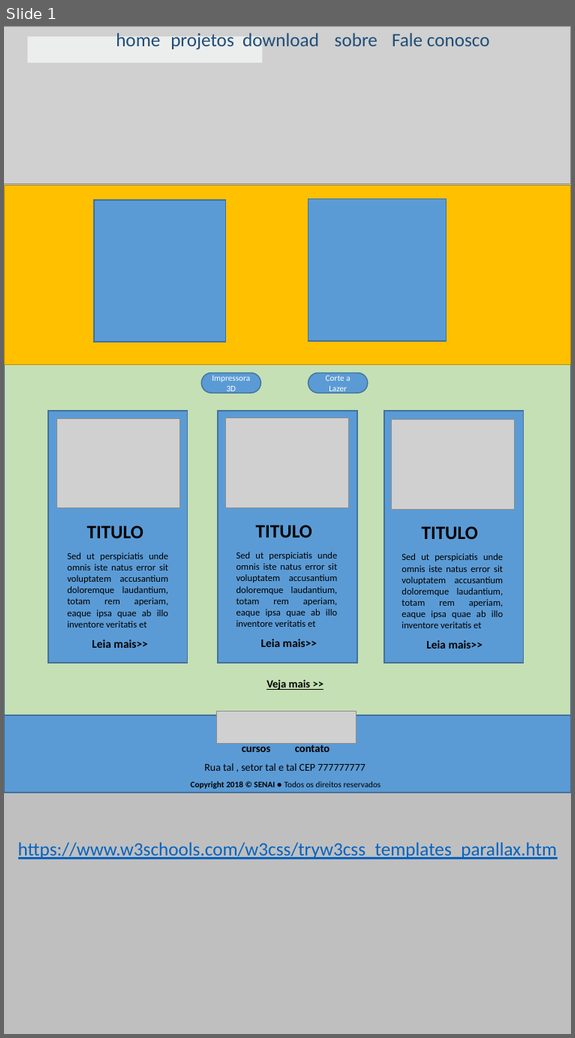
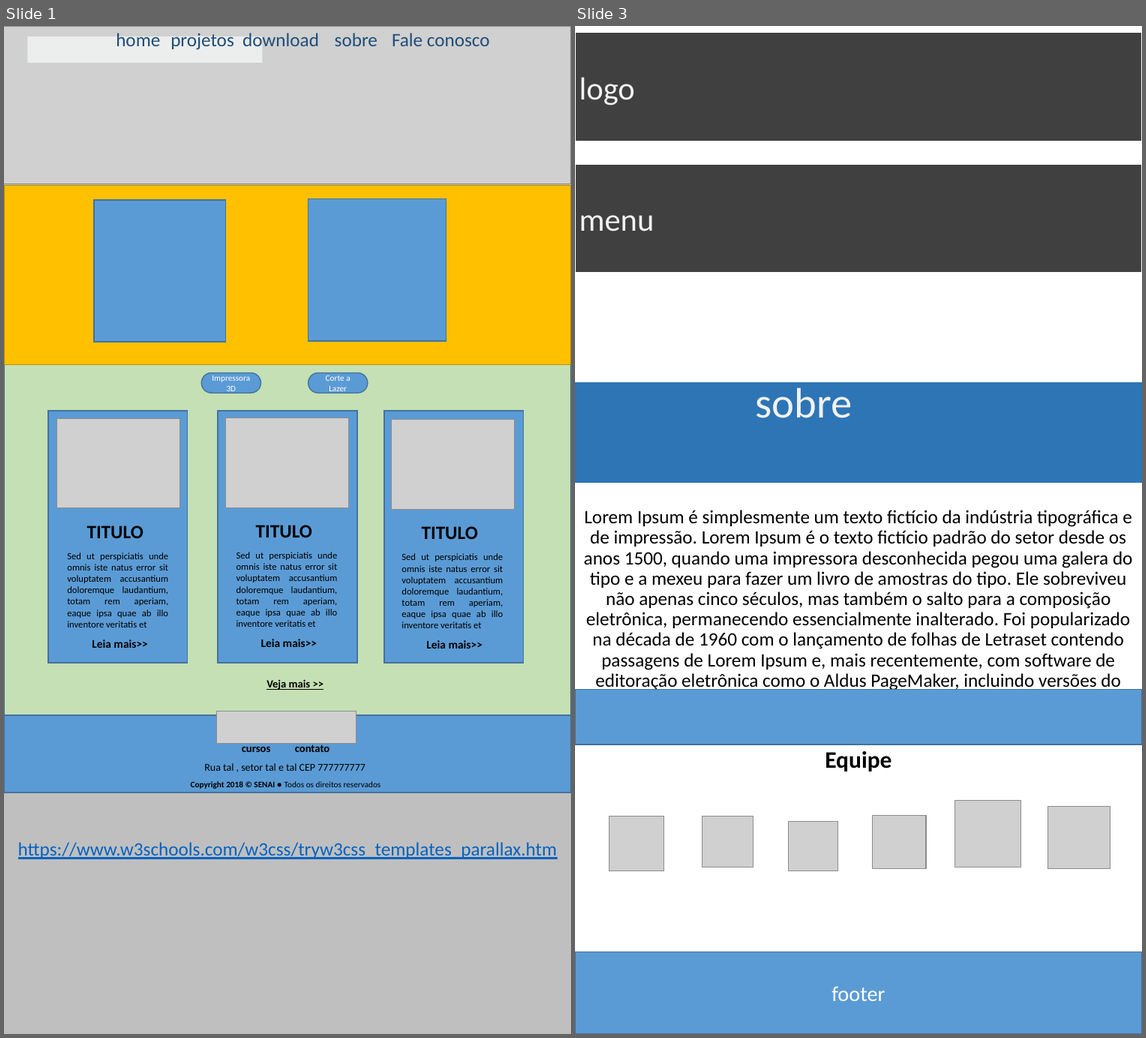
Before and after one commit to WescleyLemos/HOTSITE_SENAI_LAB, a slide deck: wireframe/Projeto-Lab-Senai.pptx. Shown side by side, each under a label of ours: slide 1 before the commit, slides 1 and 3 after it; the slides between them are not shown. The pictures are 575x1038 and 1146x1038 pixels, drawn with LibreOffice and Linux fonts; fonts in the diff are those of the drawing; grey boxes stand for pictures. Boxes give left, top, right and bottom in pixels: in the first picture for what was removed or moved away, otherwise in the second. Text is boxed around its words. In the diff, an @@ line names an element or a change of style, - is before the commit and + after.

```diff
--- a/wireframe/Projeto-Lab-Senai.pptx
+++ b/wireframe/Projeto-Lab-Senai.pptx
@@ slide 3 added at (575, 26, 1142, 1034), background #FFFFFF @@
@@ rectangle added at (575, 32, 1142, 141), fill #404040, outline #FFFFFF 1 pt, 30.4 pt, text #F2F2F2 @@
+logo
@@ rectangle added at (575, 163, 1142, 273), fill #404040, outline #FFFFFF 1 pt, 30.4 pt, text #F2F2F2 @@
+menu
@@ title added at (575, 383, 1142, 483), fill #2E75B6, outline #2E75B6 0.75 pt, 40.5 pt, text #F2F2F2 @@
+sobre
@@ subtitle added at (584, 510, 1133, 691), 18 pt, text #000000 @@
+Lorem Ipsum é simplesmente um texto fictício da indústria tipográfica e de impressão. Lorem Ipsum é o texto fictício padrão do setor desde os anos 1500, quando uma impressora desconhecida pegou uma galera do tipo e a mexeu para fazer um livro de amostras do tipo. Ele sobreviveu não apenas cinco séculos, mas também o salto para a composição eletrônica, permanecendo essencialmente inalterado. Foi popularizado na década de 1960 com o lançamento de folhas de Letraset contendo passagens de Lorem Ipsum e, mais recentemente, com software de editoração eletrônica como o Aldus PageMaker, incluindo versões do Lorem Ipsum.
+Equipe
@@ rectangle added at (575, 690, 1142, 745), fill #5B9BD5, outline #43739E 1 pt @@
@@ picture added at (955, 800, 1021, 867) @@
@@ picture added at (1048, 807, 1111, 869) @@
@@ picture added at (609, 816, 664, 871) @@
@@ picture added at (702, 816, 753, 868) @@
@@ picture added at (788, 821, 837, 870) @@
@@ picture added at (873, 815, 927, 869) @@
@@ rectangle added at (575, 952, 1142, 1034), fill #5B9BD5, outline #43739E 1 pt, 20.2 pt, text #FFFFFF @@
+footer
```
Also in this commit, not shown: 3 other slides added.
